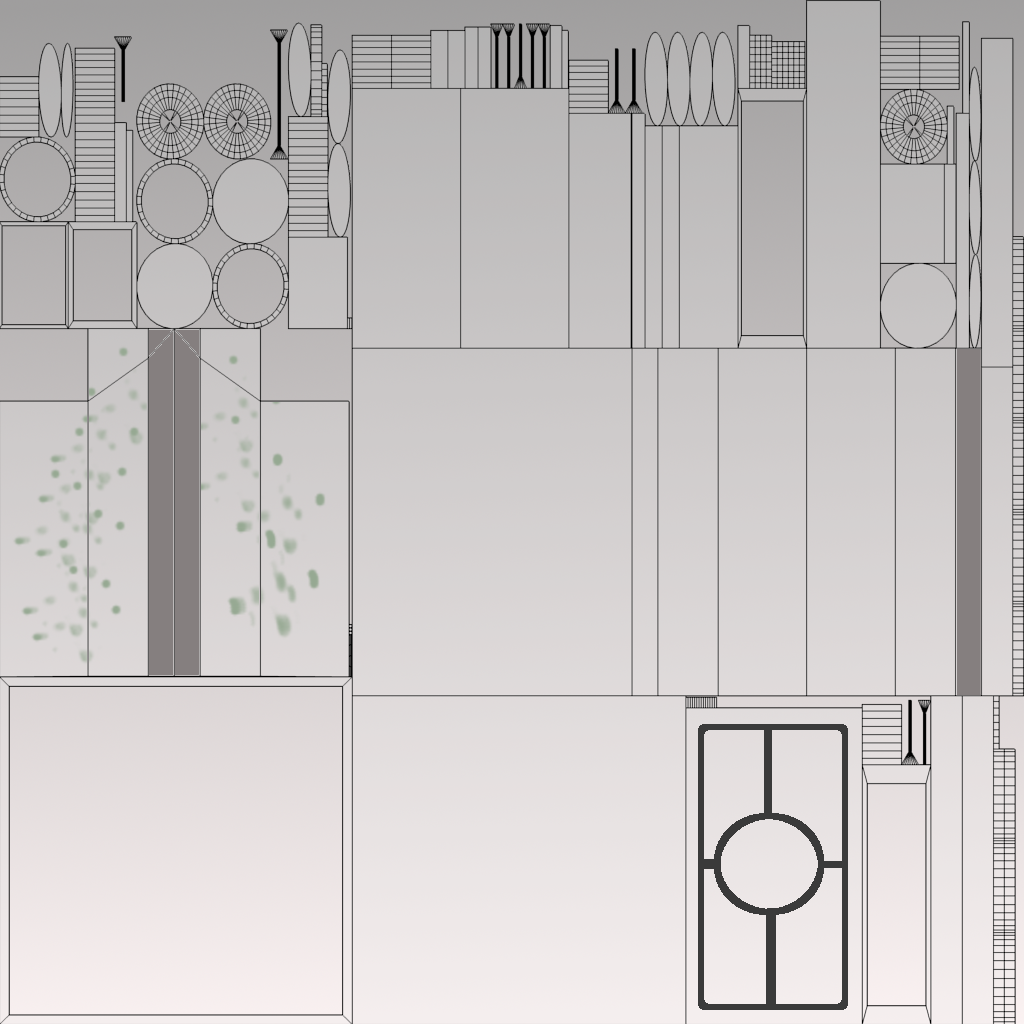
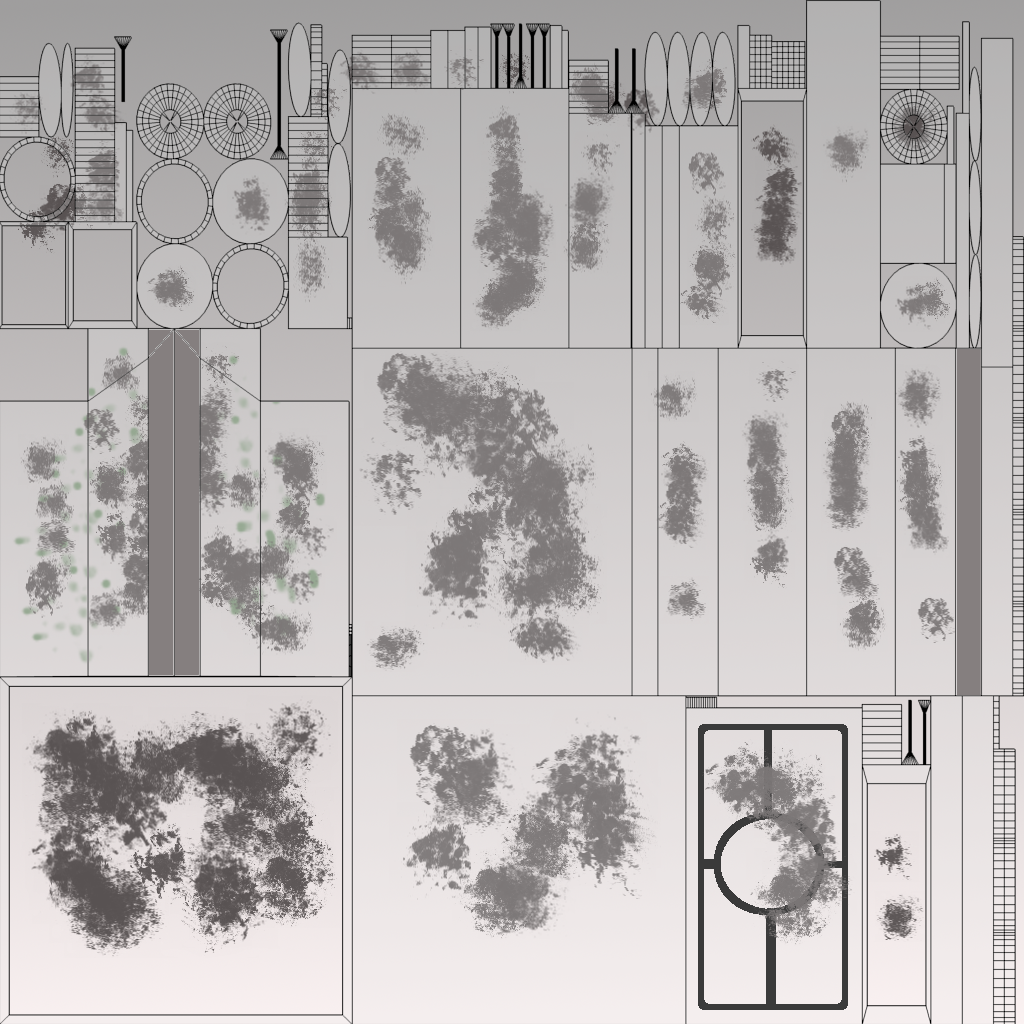
The second w=1024, h=1024 image is a revision of the first. Changes to its layers:
painted on "Capa #2" over <box>9,48,956,958</box>
